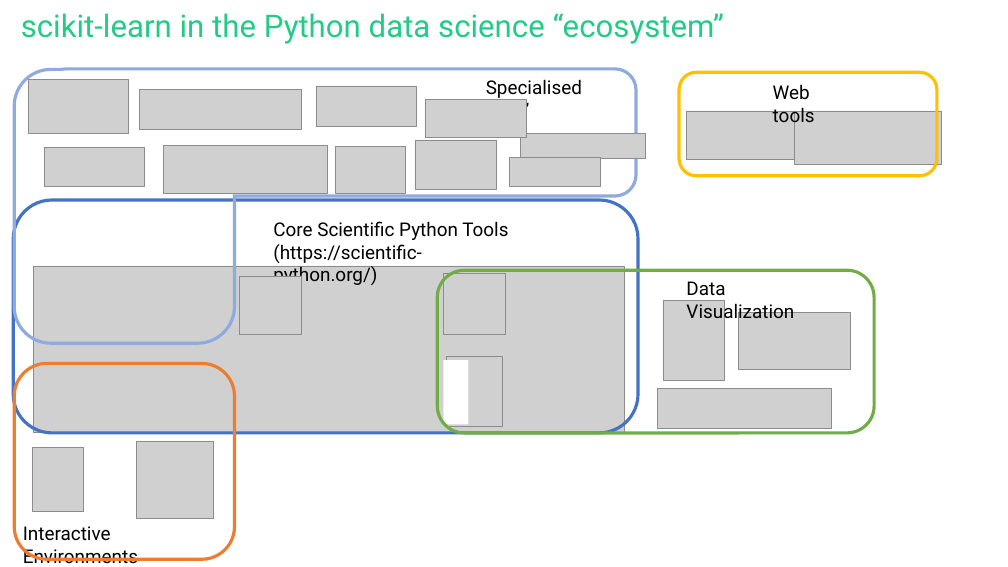
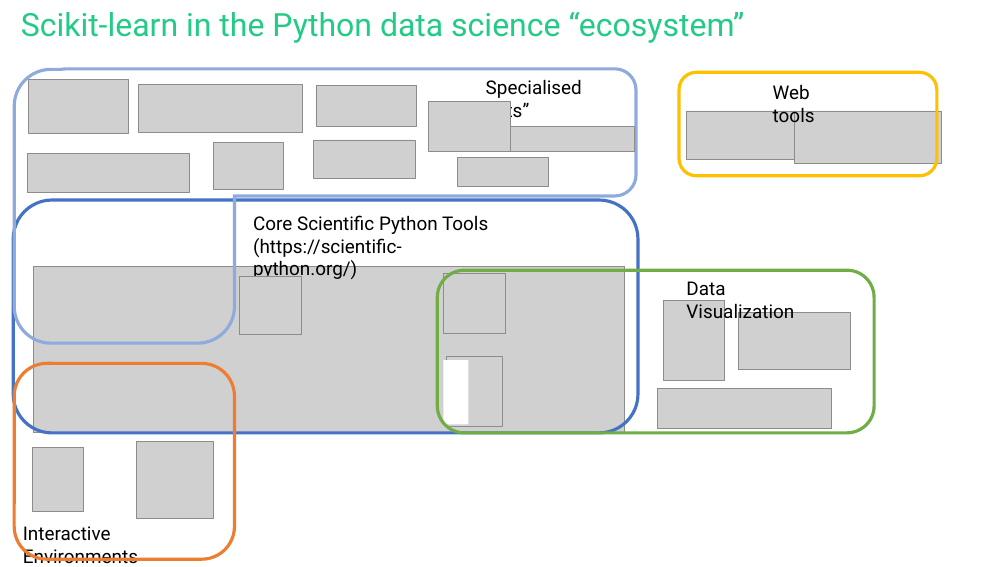
Before and after one commit to Mbaez97/fgv-class-2026-scikitlearn-tutorial, a slide deck: slide 2 of Scikit-learn class.pptx. Drawn at 1008x567 pixels with LibreOffice and Linux fonts; fonts in the diff are those of the drawing; grey boxes stand for pictures. Boxes give left, top, right and bottom in pixels: in the first picture for what was removed or moved away, otherwise in the second. Text is boxed around its words. In the diff, an @@ line names an element or a change of style, - is before the commit and + after.

```diff
--- a/Scikit-learn class.pptx
+++ b/Scikit-learn class.pptx
@@ title at [21,12,745,43]: text changed; size 29.7 to 30.5 pt @@
-scikit-learn in the Python data science “ecosystem”
+Scikit-learn in the Python data science “ecosystem”
@@ picture: place and size @@
-picture at [163,145,327,193]
+picture at [138,85,302,132]
@@ picture: place and size @@
-picture at [415,140,497,190]
+picture at [429,101,510,151]
@@ picture removed at [45,147,145,186] @@
@@ picture: place and size @@
-picture at [335,146,405,193]
+picture at [213,142,284,189]
@@ picture: place and size @@
-picture at [425,100,526,138]
+picture at [314,140,415,178]
@@ picture: place and size @@
-picture at [521,134,646,159]
+picture at [510,126,635,151]
@@ picture: place and size @@
-picture at [140,89,302,129]
+picture at [27,153,189,193]
@@ picture: place and size @@
-picture at [510,158,600,187]
+picture at [457,158,548,187]
@@ rounded rectangle at [13,200,637,433]: proportions changed @@
@@ text "Core Scientific Python Tools": place and size @@
-text "Core Scientific Python Tools" at [273,221,508,287]
+text "Core Scientific Python Tools" at [253,215,488,281]
```
Also in this commit, not shown: 9 other slides changed.
